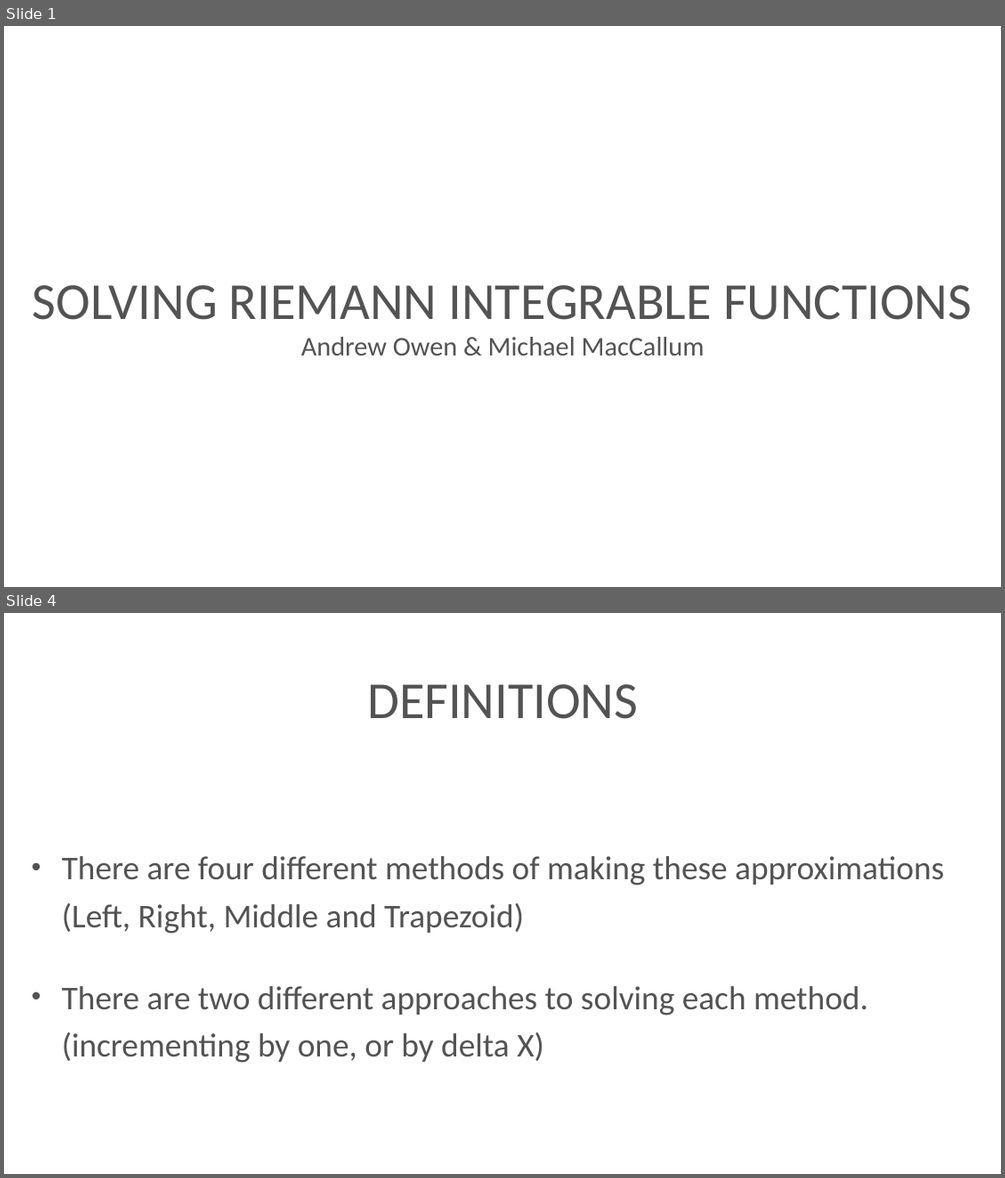
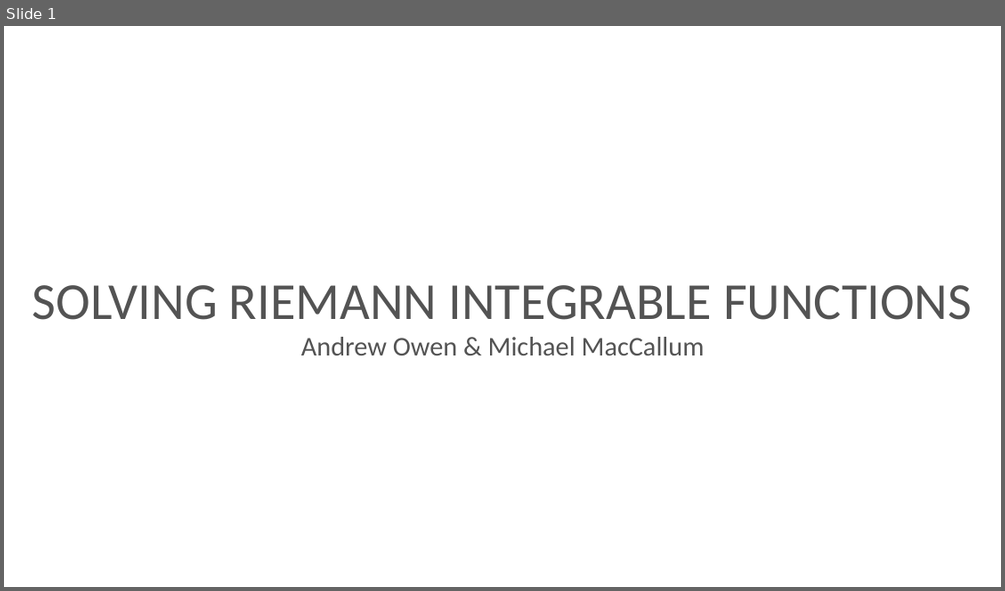
Before and after one commit to NSPostWhenIdle/RiemannSumsProject, a slide deck: Slides/RoughDraft.ppt. Shown one above the other, each under a label of ours: slides 1 and 4 before the commit, slide 1 after it; the slides between them are not shown. The pictures are 1005x1178 and 1005x591 pixels, drawn with LibreOffice and Linux fonts; fonts in the diff are those of the drawing; background and template pictures are left out. Boxes give left, top, right and bottom in pixels: in the first picture for what was removed or moved away, otherwise in the second. Text is boxed around its words. In the diff, an @@ line names an element or a change of style, - is before the commit and + after.

```diff
--- a/Slides/RoughDraft.ppt
+++ b/Slides/RoughDraft.ppt
@@ slide 4 removed at [4,613,1001,1174], background picture (left out) @@
@@ title removed at [367,684,638,719] @@
-DEFINITIONS
@@ text removed at [62,856,944,1062] @@
-• There are four different methods of making these approximations (Left, Right, Middle and Trapezoid)
-• There are two different approaches to solving each method. (incrementing by one, or by delta X)
```
Also in this commit, not shown: 1 slide changed, 6 slides added, 4 other slides removed, 2 other files.
